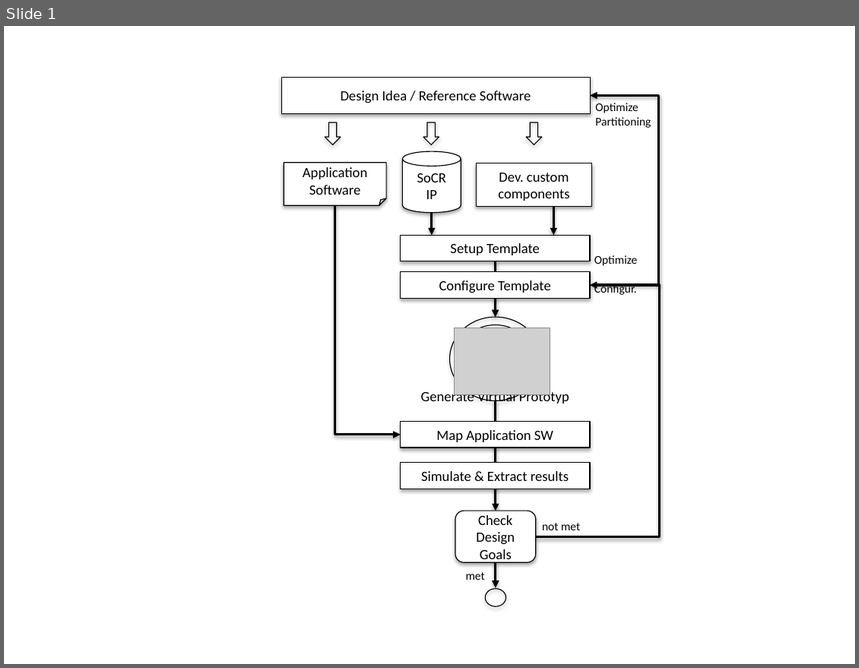
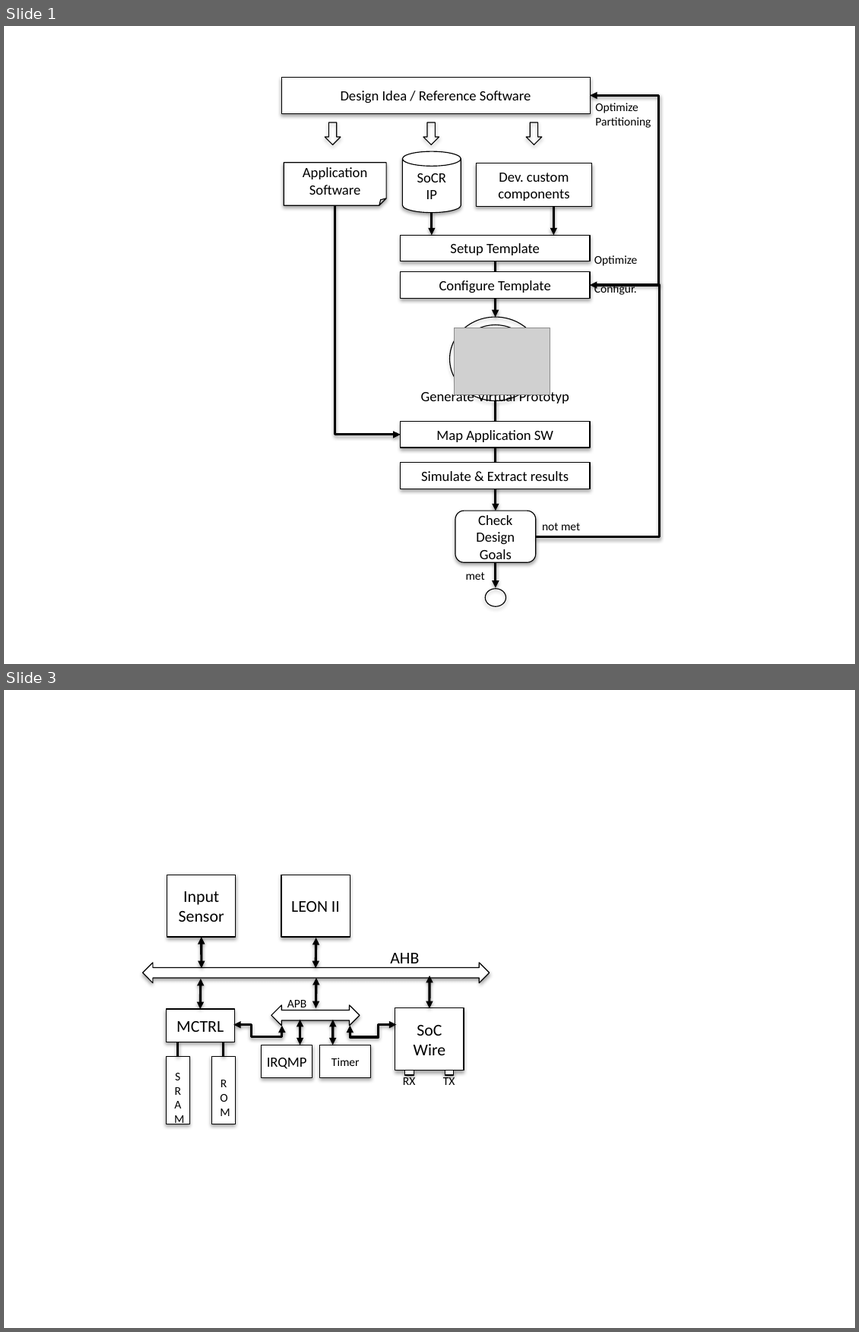
Before and after one commit to socrocket/core, a slide deck: doc/socrocket_flow.pptx. Shown one above the other, each under a label of ours: slide 1 before the commit, slides 1 and 3 after it; the slides between them are not shown. The pictures are 859x668 and 859x1332 pixels, drawn with LibreOffice and Linux fonts; fonts in the diff are those of the drawing; grey boxes stand for pictures. Boxes give left, top, right and bottom in pixels: in the first picture for what was removed or moved away, otherwise in the second. Text is boxed around its words. In the diff, an @@ line names an element or a change of style, - is before the commit and + after.

```diff
--- a/doc/socrocket_flow.pptx
+++ b/doc/socrocket_flow.pptx
@@ slide 3 added at [4,690,855,1328], background #FFFFFF @@
@@ rectangle added at [167,875,237,937], fill #FFFFFF, outline #000000 0.75 pt, 14 pt, text #000000 @@
+Input Sensor
@@ rectangle added at [281,875,351,937], fill #FFFFFF, outline #000000 0.75 pt, 14 pt, text #000000 @@
+LEON II
@@ double arrow added from (202, 937) to (202, 968), #000000 2 pt @@
@@ double arrow added from (316, 938) to (316, 968), #000000 2 pt @@
@@ left right arrow added at [143,962,489,983], fill #FFFFFF, outline #000000 0.75 pt @@
@@ text added at [390,953,419,968], 14 pt, text #000000 @@
+AHB
@@ double arrow added from (201, 979) to (201, 1009), #000000 2 pt @@
@@ double arrow added from (316, 978) to (316, 1008), #000000 2 pt @@
@@ double arrow added from (430, 976) to (430, 1008), #000000 2 pt @@
@@ left right arrow added at [272,1005,360,1025], fill #FFFFFF, outline #000000 0.75 pt @@
@@ text added at [287,1000,306,1011], 10 pt, text #000000 @@
+APB
@@ rectangle added at [395,1008,465,1071], fill #FFFFFF, outline #000000 0.75 pt, 14 pt, text #000000 @@
+SoC
+Wire
@@ rectangle added at [166,1009,235,1043], fill #FFFFFF, outline #000000 0.75 pt, 14 pt, text #000000 @@
+MCTRL
@@ elbow double arrow added from (234, 1025) to (282, 1025), #000000 2 pt @@
@@ double arrow added from (300, 1021) to (300, 1045), #000000 2 pt @@
@@ double arrow added from (332, 1021) to (332, 1045), #000000 2 pt @@
@@ elbow double arrow added from (350, 1025) to (396, 1025), #000000 2 pt @@
@@ line added from (177, 1043) to (177, 1057), #000000 2 pt @@
@@ line added from (224, 1043) to (224, 1057), #000000 2 pt @@
@@ rectangle added at [262,1045,313,1078], fill #FFFFFF, outline #000000 0.75 pt, 12 pt, text #000000 @@
+IRQMP
@@ rectangle added at [320,1045,371,1078], fill #FFFFFF, outline #000000 0.75 pt, 10 pt, text #000000 @@
+Timer
@@ rectangle added at [166,1057,189,1125], fill #FFFFFF, outline #000000 0.75 pt, 10 pt, text #000000 @@
+SRAM
@@ rectangle added at [211,1057,236,1125], fill #FFFFFF, outline #000000 0.75 pt, 10 pt, text #000000 @@
+ROM
@@ text added at [403,1075,415,1088], 10 pt, text #000000 @@
+RX
@@ rectangle added at [405,1071,414,1075], fill #FFFFFF, outline #000000 0.75 pt @@
@@ text added at [443,1075,455,1085], 10 pt, text #000000 @@
+TX
@@ rectangle added at [445,1071,453,1075], fill #FFFFFF, outline #000000 0.75 pt @@
```
Also in this commit, not shown: 2 other slides added, 1 other file.
